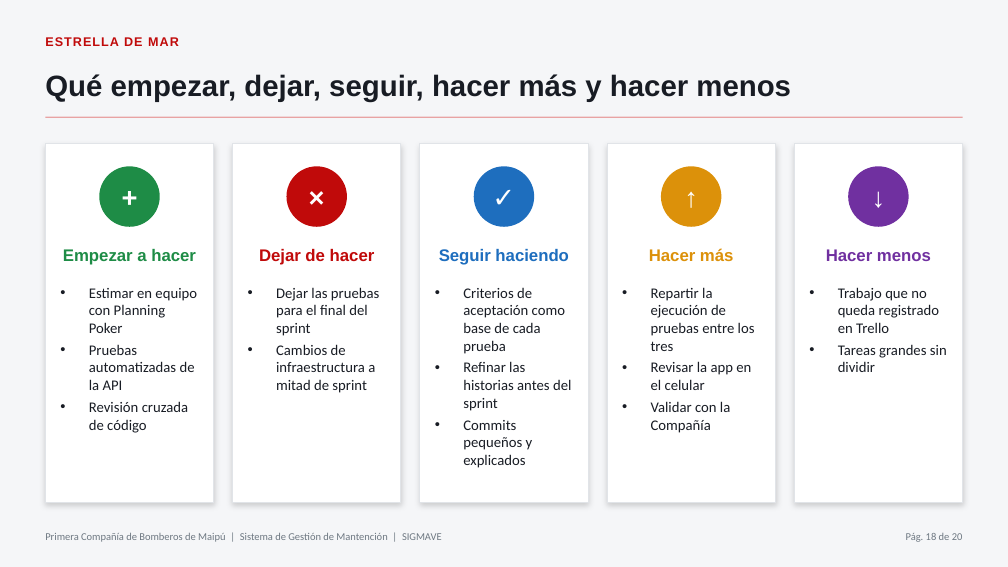
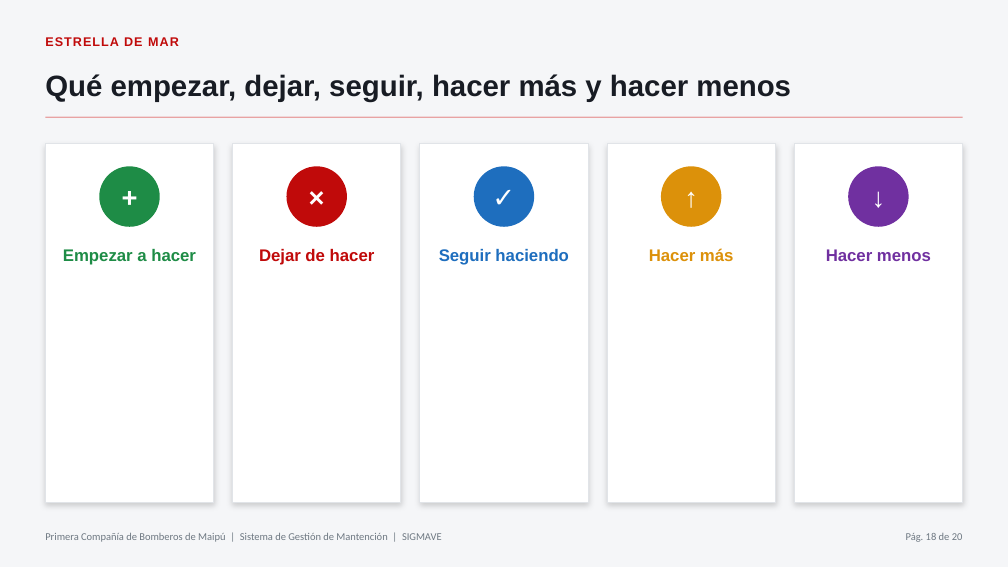
Before and after one commit to fonchoo/proyecto-capstone, a slide deck: slide 18 of Fase 2/Evidencias/Evidencia Grupal/presentacion_evaluacion_fase2_SIGMAVE.pptx. Drawn at 1008x567 pixels with LibreOffice and Linux fonts; fonts in the diff are those of the drawing. Boxes give left, top, right and bottom in pixels: in the first picture for what was removed or moved away, otherwise in the second. Text is boxed around its words. In the diff, an @@ line names an element or a change of style, - is before the commit and + after.

```diff
--- a/Fase 2/Evidencias/Evidencia Grupal/presentacion_evaluacion_fase2_SIGMAVE.pptx
+++ b/Fase 2/Evidencias/Evidencia Grupal/presentacion_evaluacion_fase2_SIGMAVE.pptx
@@ text removed at (89,288,197,433) @@
-• Estimar en equipo con Planning Poker
-• Pruebas automatizadas de la API
-• Revisión cruzada de código
@@ text removed at (276,287,379,393) @@
-• Dejar las pruebas para el final del sprint
-• Cambios de infraestructura a mitad de sprint
@@ text removed at (463,288,571,468) @@
-• Criterios de aceptación como base de cada prueba
-• Refinar las historias antes del sprint
-• Commits pequeños y explicados
@@ text removed at (651,287,755,433) @@
-• Repartir la ejecución de pruebas entre los tres
-• Revisar la app en el celular
-• Validar con la Compañía
@@ text removed at (838,287,947,372) @@
-• Trabajo que no queda registrado en Trello
-• Tareas grandes sin dividir
```
Also in this commit, not shown: 6 other slides changed, 1 slide added, 1 slide removed.
